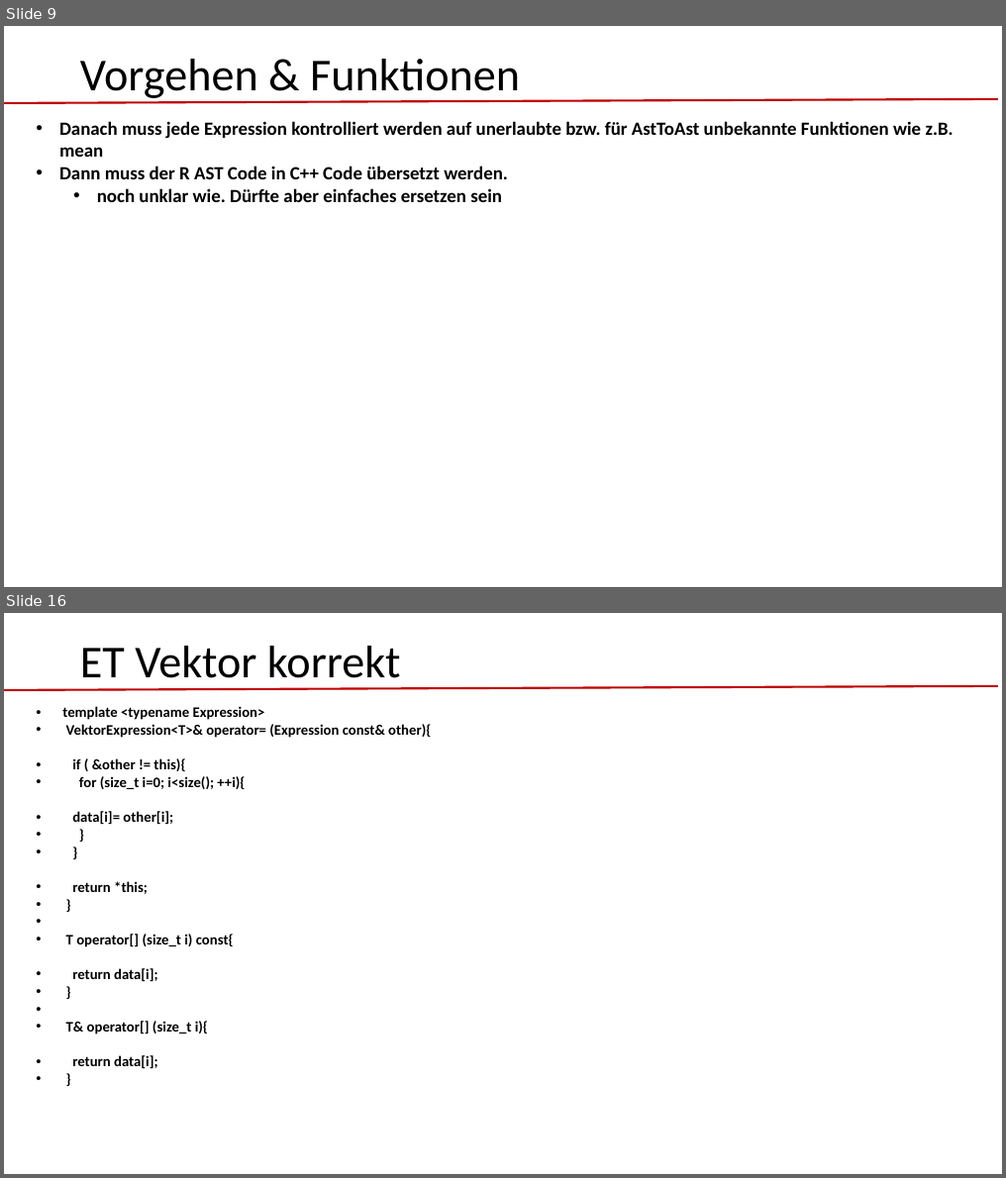
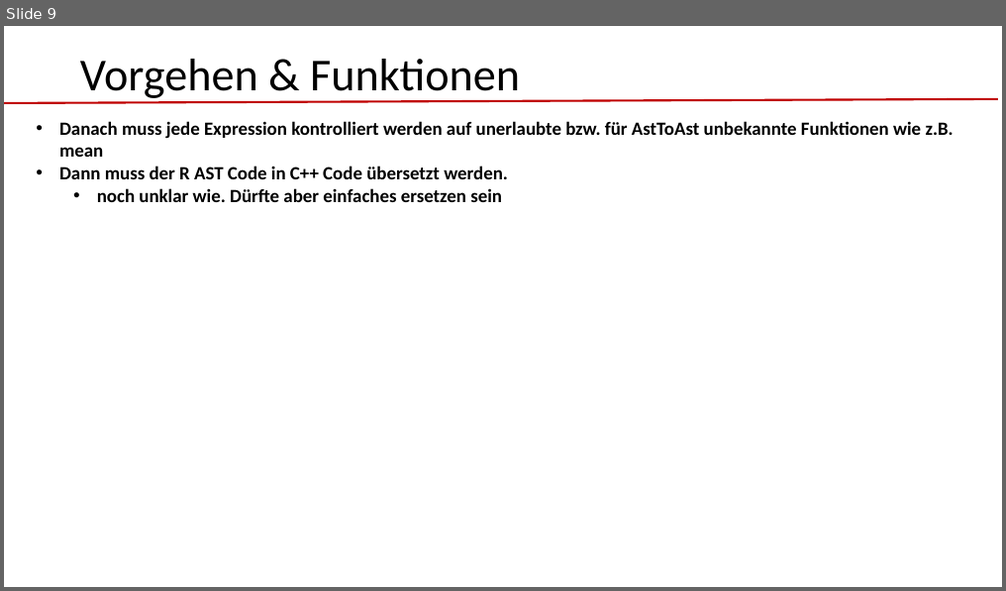
Before and after one commit to Konrad1991/ast2ast, a slide deck: vorgehen.pptx. Shown one above the other, each under a label of ours: slides 9 and 16 before the commit, slide 9 after it; the slides between them are not shown. The pictures are 1006x1178 and 1006x591 pixels, drawn with LibreOffice and Linux fonts; fonts in the diff are those of the drawing. Boxes give left, top, right and bottom in pixels: in the first picture for what was removed or moved away, otherwise in the second. Text is boxed around its words. In the diff, an @@ line names an element or a change of style, - is before the commit and + after.

```diff
--- a/vorgehen.pptx
+++ b/vorgehen.pptx
@@ slide 16 removed at [4,613,1002,1174], background #FFFFFF @@
@@ title removed at [80,646,401,689] @@
-ET Vektor korrekt
@@ line removed from (4, 690) to (998, 686) @@
@@ text removed at [62,706,431,1069] @@
-• template <typename Expression>
-• VektorExpression<T>& operator= (Expression const& other){
-• if ( &other != this){
-• for (size_t i=0; i<size(); ++i){
-• data[i]= other[i];
-• }
-• }
-• return *this;
-• }
-• T operator[] (size_t i) const{
-• return data[i];
-• }
-• T& operator[] (size_t i){
-• return data[i];
-• }
```
Also in this commit, not shown: 1 slide added, 12 other slides removed, 24 other files.
